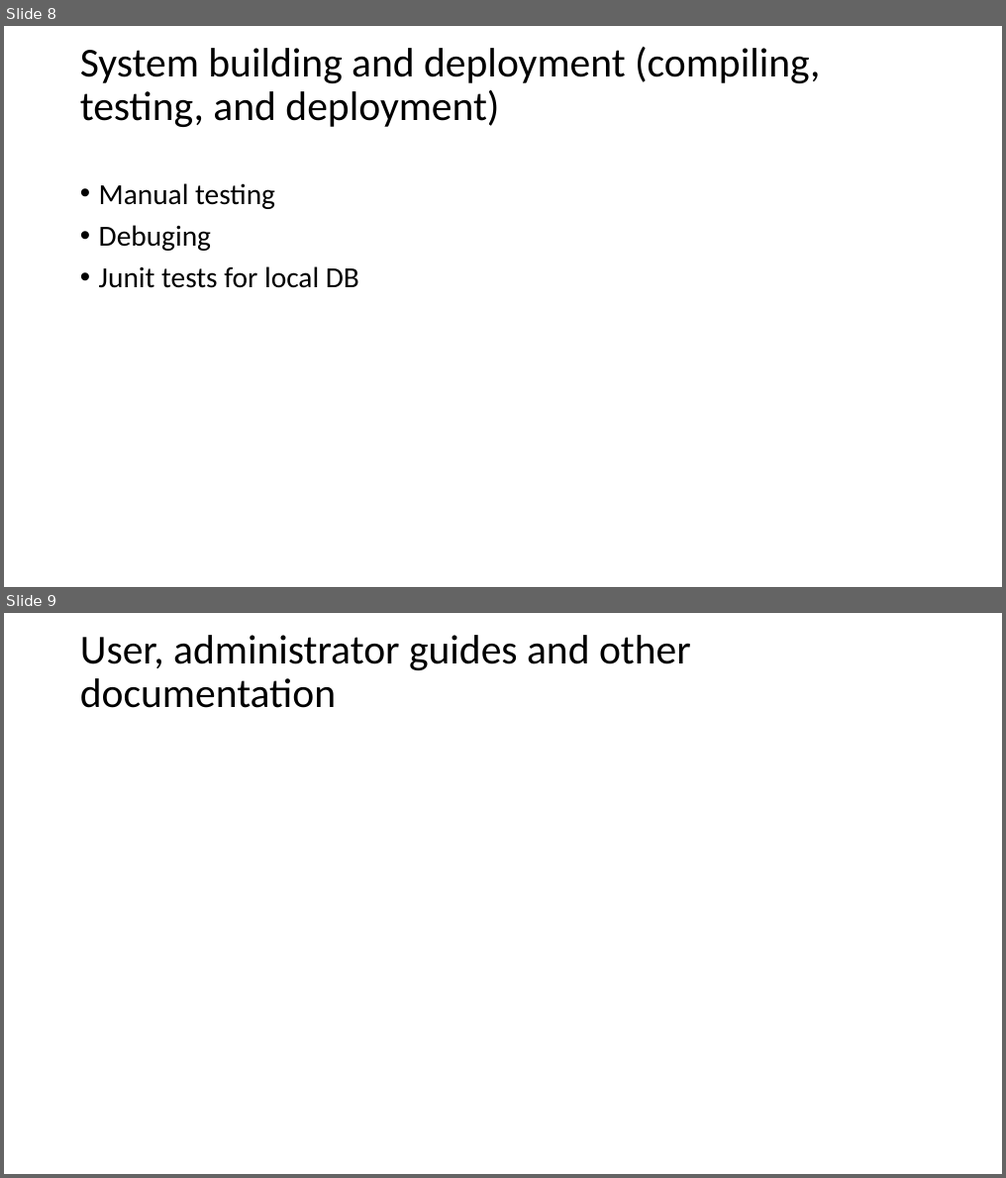
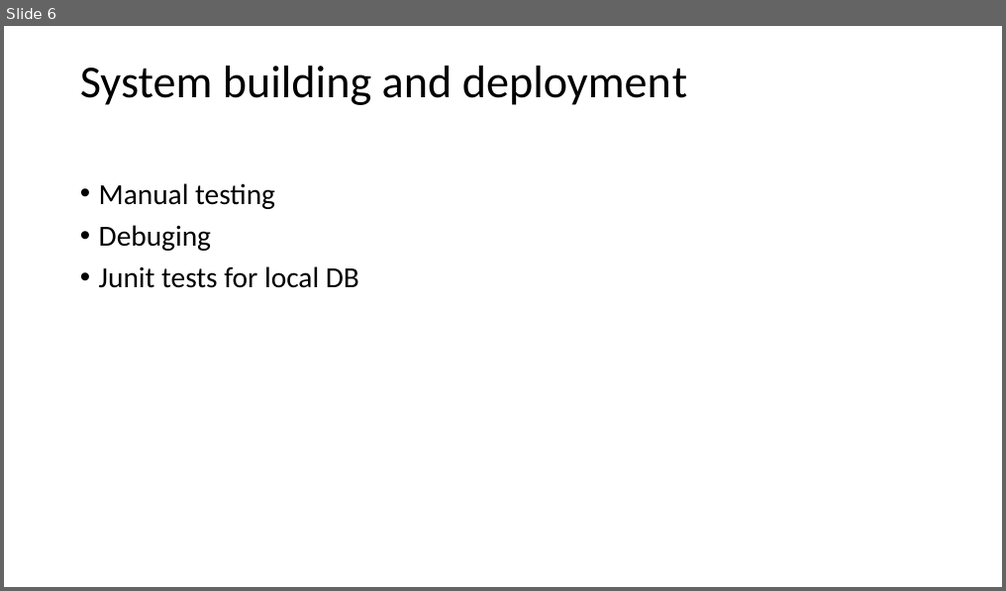
Before and after one commit to bricht/piens-un-maize, a slide deck: presentation/MilknBread.pptx. Shown one above the other, each under a label of ours: slides 8 and 9 before the commit, slide 6 after it. The pictures are 1006x1178 and 1006x591 pixels, drawn with LibreOffice and Linux fonts; fonts in the diff are those of the drawing. Boxes give left, top, right and bottom in pixels: in the first picture for what was removed or moved away, otherwise in the second. Text is boxed around its words. In the diff, an @@ line names an element or a change of style, - is before the commit and + after.

```diff
--- a/presentation/MilknBread.pptx
+++ b/presentation/MilknBread.pptx
@@ slide 9 removed at (x1=4, y1=613, x2=1002, y2=1174), background #FFFFFF @@
@@ title removed at (x1=80, y1=635, x2=691, y2=708) @@
-User, administrator guides and other documentation
@@ what was slide 8 is now slide 6 @@
@@ slide 6 changed as well @@
@@ title at (x1=80, y1=66, x2=688, y2=105): text changed; size 39.6 to 44 pt @@
-System building and deployment (compiling, testing, and deployment)
+System building and deployment
```
Also in this commit, not shown: 7 other slides changed, 2 slides added, 3 other slides removed.
